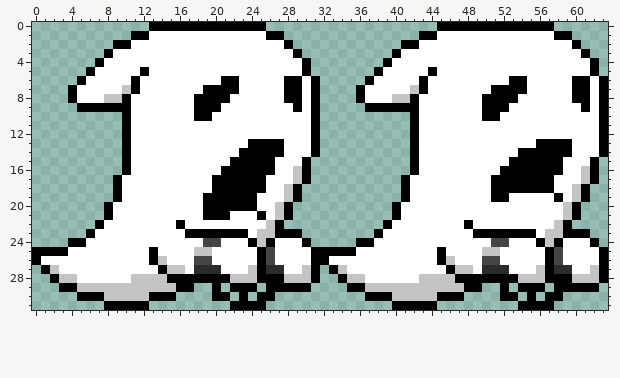
Two versions of one pixel-art sprite, data/ghost.png. That is the earlier state.
The file is 64x32 pixels.
And afterwards:
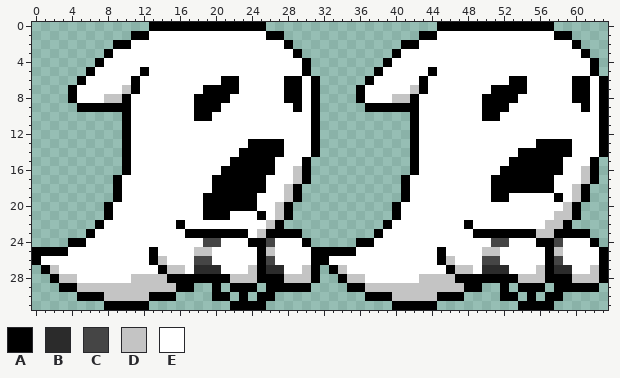
Palette (. is transparent): A #000000  B #2b2b2b  C #454545  D #c4c4c4  E #ffffff
Commit: slight modification to ghost sprite
Edits made:
@@ x 23..60 @@
 20 AAEEDA...........AEEEEEEEEEEEEEEEEEEDA
-21 EEAEDA...........AEEEEEEEEEEEEEEEEEEDA
-22 EEEDA...........AEEEEEEEEAEEEEEEEEEDA.
-23 AEDDAAA........AEEEEEEEEEEAAAAAAAEDDAA
-24 EADAEEEA.....AAEEEEEEEEEEEEECCEEEADAEE
-25 EEACEEEEAAAAAEEEEEEEEEAEEEEDDEEEEEACEE
+21 EEAEDA...........AEEEEEEEEEEEEEEEEEDDA
+22 EEEDA...........AEEEEEEEEAEEEEEEEEDDA.
+23 AEDAAAA........AEEEEEEEEEEAAAAAAADDAAA
+24 EAACEEEA.....AAEEEEEEEEEEEEECCEEEAACEE
+25 EEADEEEEAAAAAEEEEEEEEEAEEEEDDEEEEEADEE
 26 EEACEEEEAAEEEEEEEEEEEEADEEECCEEEEEACEE
Where, in picture pixels (left, top, right, bottom), the same in both pictures:
changed: (536, 211, 563, 256)
changed: (257, 229, 275, 256)
